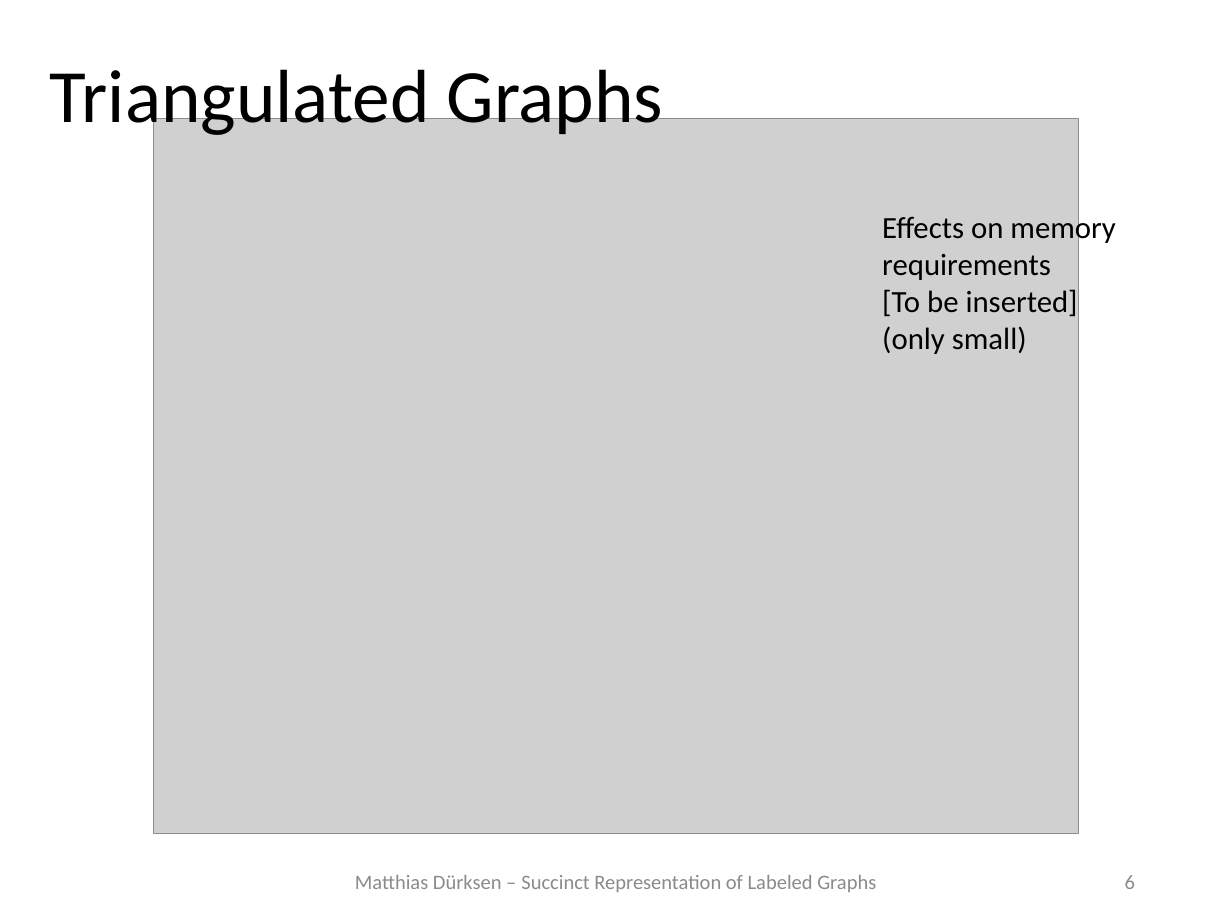
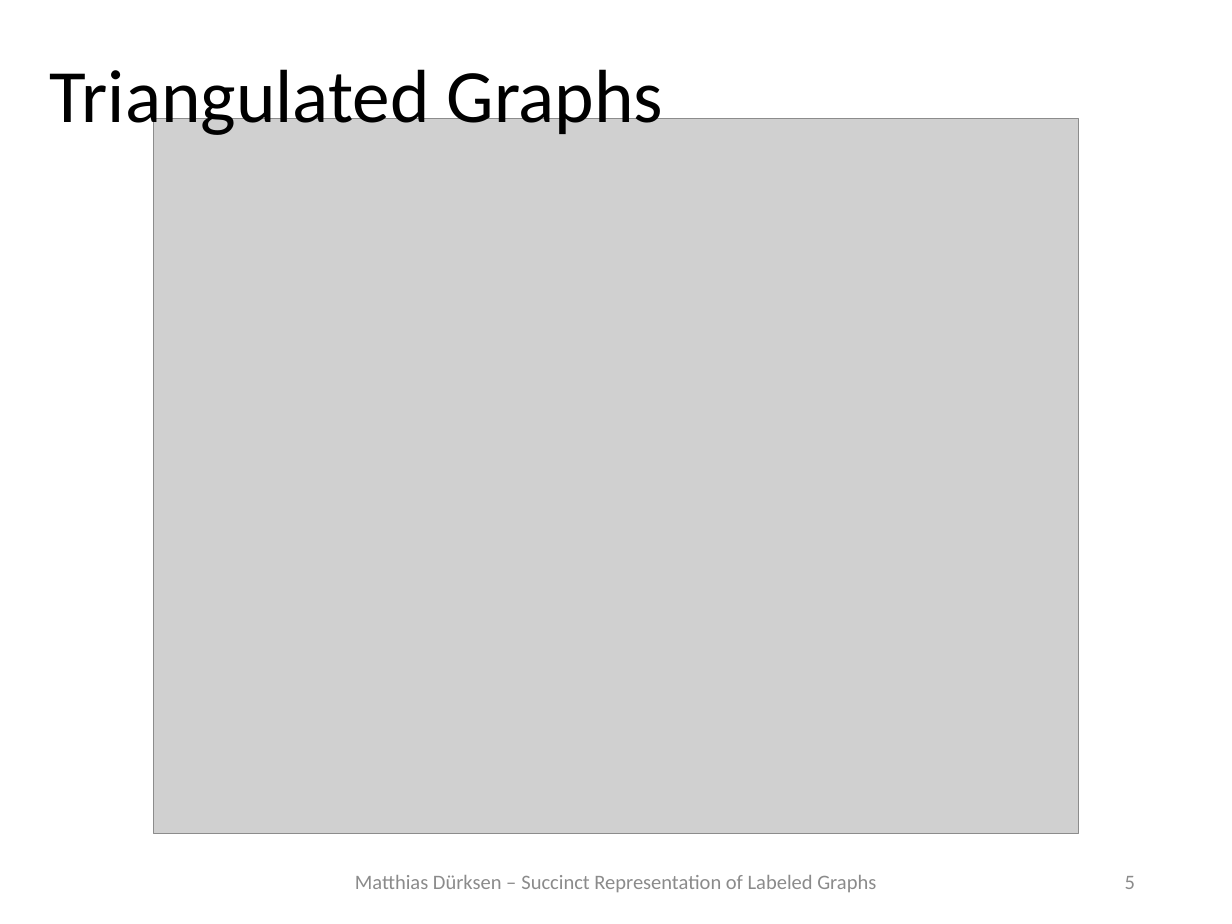
Before and after one commit to MatthiasDuerksen/Seminar_AlgCompressedGraphs, a slide deck: slide 5 of Talk/secondVersion/Talk_Duerksen_v2.pptx (slide 6 before the commit). Drawn at 1232x924 pixels with LibreOffice and Linux fonts; fonts in the diff are those of the drawing; grey boxes stand for pictures. Boxes give left, top, right and bottom in pixels: in the first picture for what was removed or moved away, otherwise in the second. Text is boxed around its words. In the diff, an @@ line names an element or a change of style, - is before the commit and + after.

```diff
--- a/Talk/secondVersion/Talk_Duerksen_v2.pptx
+++ b/Talk/secondVersion/Talk_Duerksen_v2.pptx
@@ text removed at bbox=[882, 213, 1115, 354] @@
-Effects on memory requirements
-[To be inserted]
-(only small)
@@ page number at bbox=[1125, 876, 1135, 889]: text changed @@
-6
+5
```
Also in this commit, not shown: 13 other slides changed, 3 slides added, 34 other files.
